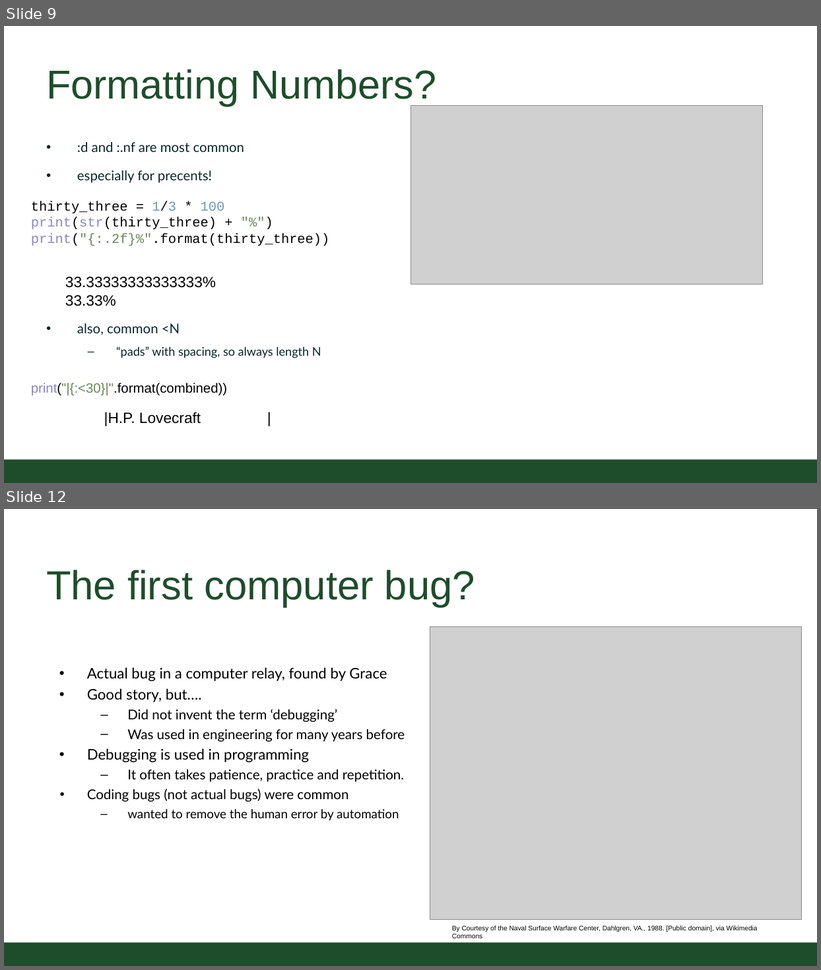
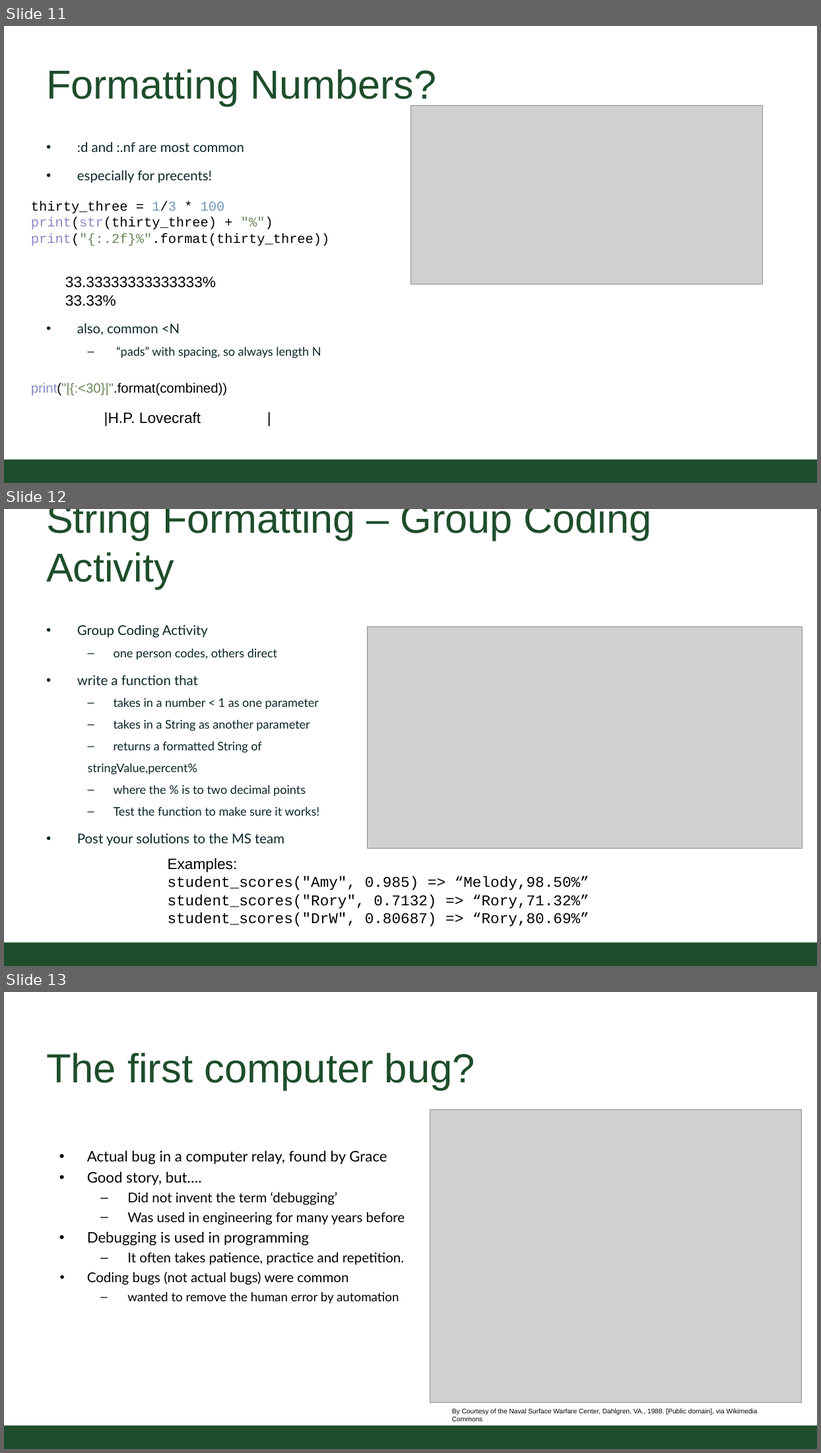
Before and after one commit to CSU-CS150B/handouts, a slide deck: Slides/On-Campus/02_02-StringsAndAmazingGrace.pptx. Shown one above the other, each under a label of ours: slides 9 and 12 before the commit, slides 11, 12 and 13 after it; the slides between them are not shown. The pictures are 821x970 and 821x1453 pixels, drawn with LibreOffice and Linux fonts; fonts in the diff are those of the drawing; grey boxes stand for pictures; background and template pictures are left out. Boxes give left, top, right and bottom in pixels: in the first picture for what was removed or moved away, otherwise in the second. Text is boxed around its words. In the diff, an @@ line names an element or a change of style, - is before the commit and + after.

```diff
--- a/Slides/On-Campus/02_02-StringsAndAmazingGrace.pptx
+++ b/Slides/On-Campus/02_02-StringsAndAmazingGrace.pptx
@@ slide 12 added at bbox=[4, 509, 817, 966], background #FFFFFF; not listed: 1 template element that a slide beside it also shows @@
@@ title added at bbox=[46, 509, 651, 589], 54 pt, text #1E4D2B @@
+String Formatting – Group Coding Activity
@@ text added at bbox=[77, 625, 320, 846], 16 pt, text #092529 @@
+• Group Coding Activity
+  – one person codes, others direct
+• write a function that
+  – takes in a number < 1 as one parameter
+  – takes in a String as another parameter
+  – returns a formatted String of
+  stringValue,percent%
+  – where the % is to two decimal points
+  – Test the function to make sure it works!
+• Post your solutions to the MS team
@@ picture added at bbox=[367, 627, 803, 848] @@
@@ text added at bbox=[168, 858, 589, 927], 20 pt, text #000000 @@
+Examples:
+student_scores("Amy", 0.985) => “Melody,98.50%”
+student_scores("Rory", 0.7132) => “Rory,71.32%”
+student_scores("DrW", 0.80687) => “Rory,80.69%”
@@ what was slide 9 is now slide 11 @@
@@ what was slide 12 is now slide 13 @@
```
Also in this commit, not shown: 3 slides changed, 1 other slide added, 1 slide removed.
